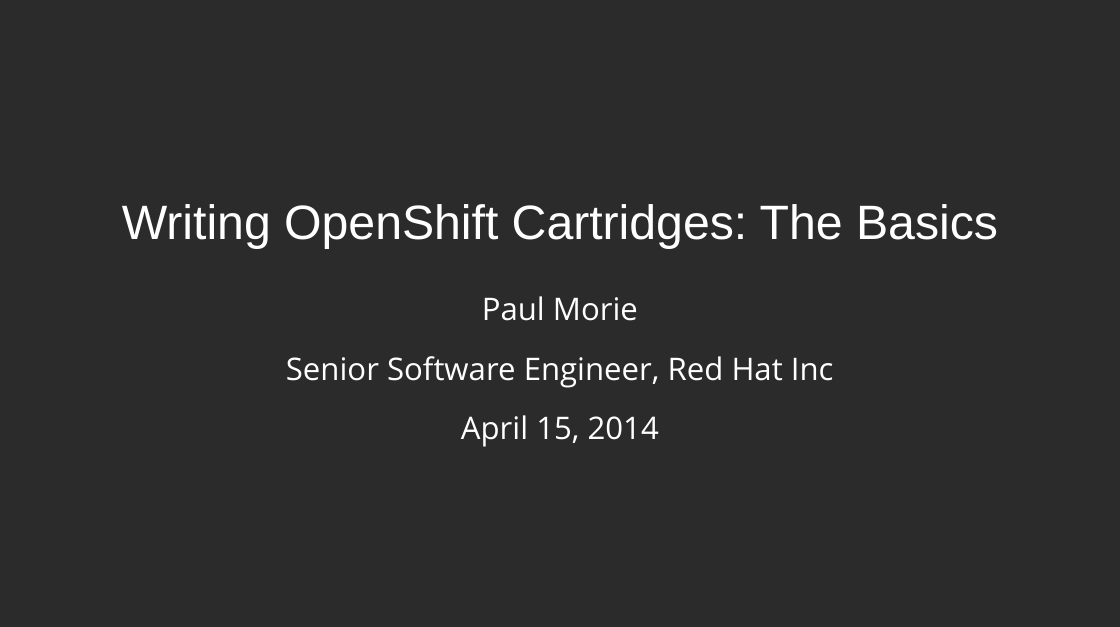
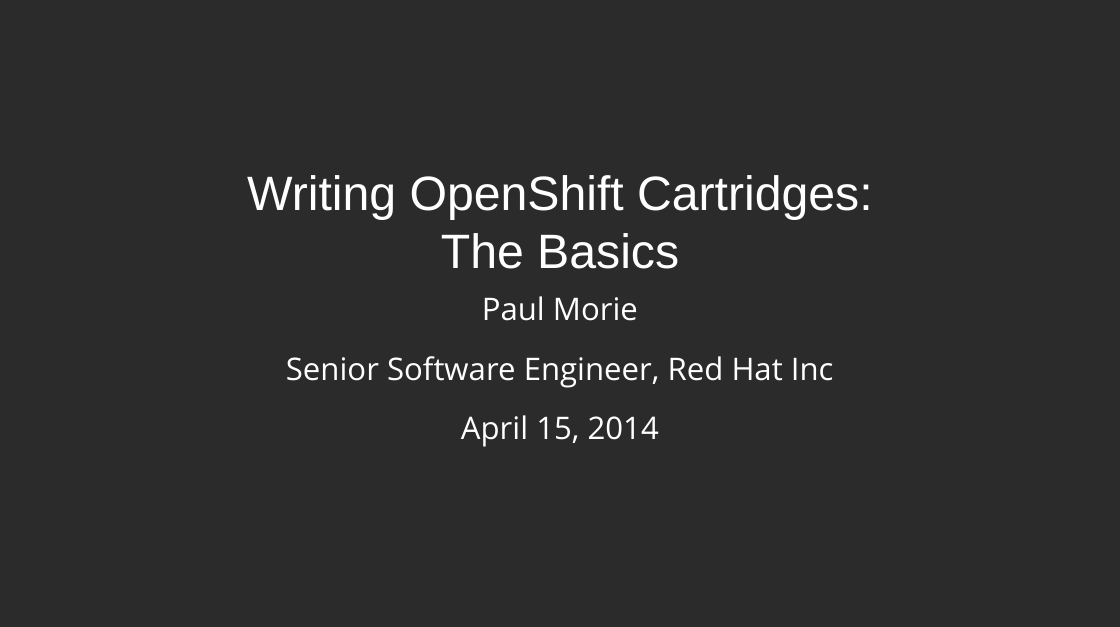
Before and after one commit to pmorie/presentations, a slide deck: slide 27 of devnation_openshift_cartridges.odp. Drawn at 1120x627 pixels with LibreOffice and Linux fonts; fonts in the diff are those of the drawing; background and template pictures are left out; a plain dark background stands for a picture behind light text. Boxes give left, top, right and bottom in pixels: in the first picture for what was removed or moved away, otherwise in the second. Text is boxed around its words. In the diff, an @@ line names an element or a change of style, - is before the commit and + after.

```diff
--- a/devnation_openshift_cartridges.odp
+++ b/devnation_openshift_cartridges.odp
@@ title "Writing OpenShift Cartridges: The Basics" rewrapped from (122,204,998,249) to (247,175,873,269) @@
```
Also in this commit, not shown: 13 other slides changed.
